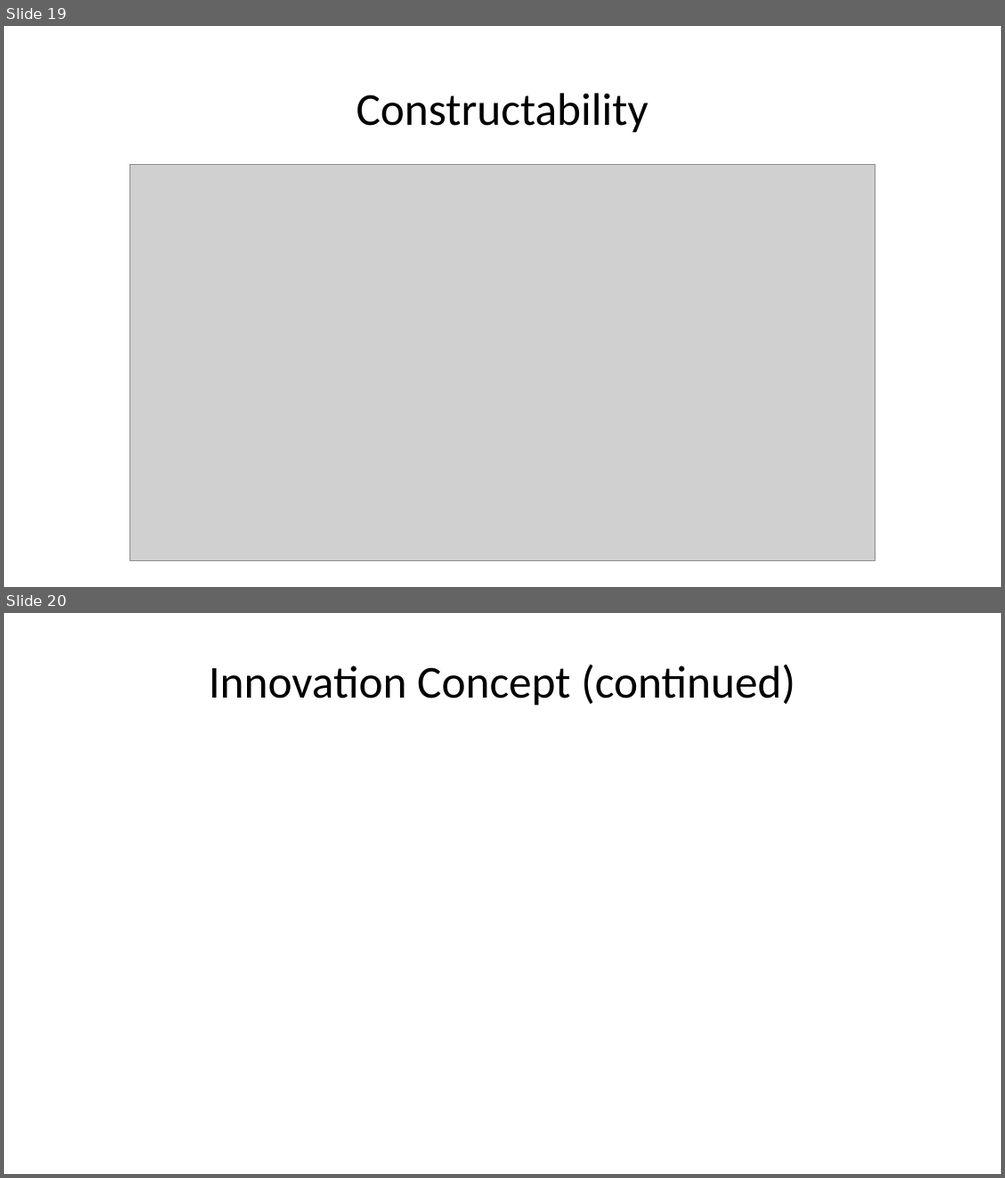
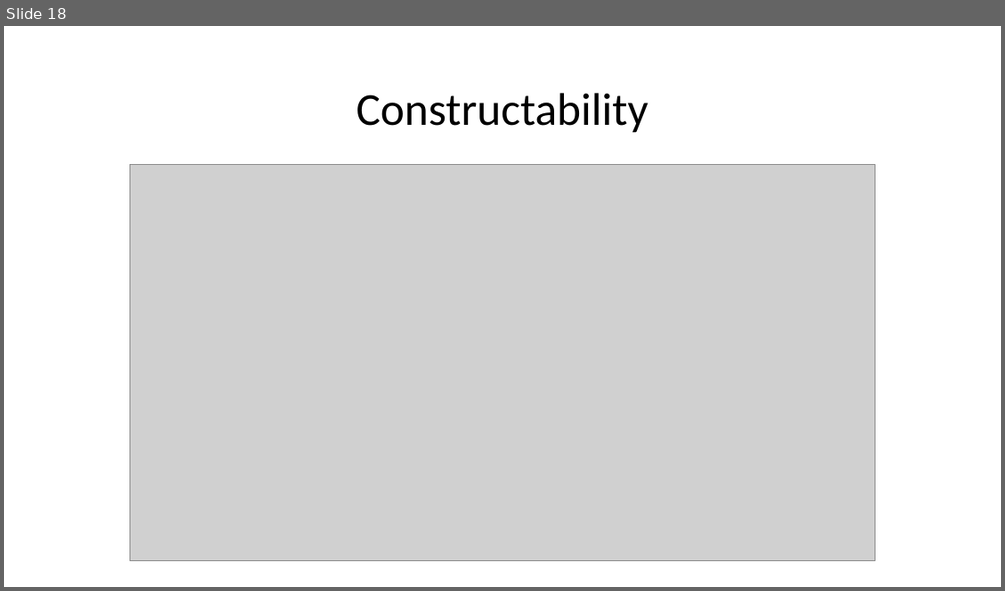
Before and after one commit to jamar1391/hello-world, a slide deck: dev/fluor/The AquaDucks/The AquaDucks Presentation.pptx. Shown one above the other, each under a label of ours: slides 19 and 20 before the commit, slide 18 after it. The pictures are 1005x1178 and 1005x591 pixels, drawn with LibreOffice and Linux fonts; fonts in the diff are those of the drawing; grey boxes stand for pictures. Boxes give left, top, right and bottom in pixels: in the first picture for what was removed or moved away, otherwise in the second. Text is boxed around its words. In the diff, an @@ line names an element or a change of style, - is before the commit and + after.

```diff
--- a/dev/fluor/The AquaDucks/The AquaDucks Presentation.pptx
+++ b/dev/fluor/The AquaDucks/The AquaDucks Presentation.pptx
@@ slide 20 removed at (4, 613, 1001, 1174), background #FFFFFF @@
@@ title removed at (209, 664, 795, 706) @@
-Innovation Concept (continued)
@@ what was slide 19 is now slide 18 @@
```
Also in this commit, not shown: 4 slides changed, 1 slide added, 1 other slide removed.
